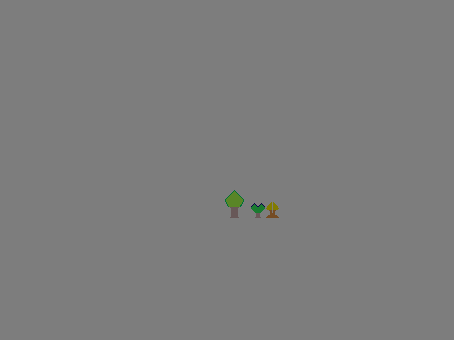
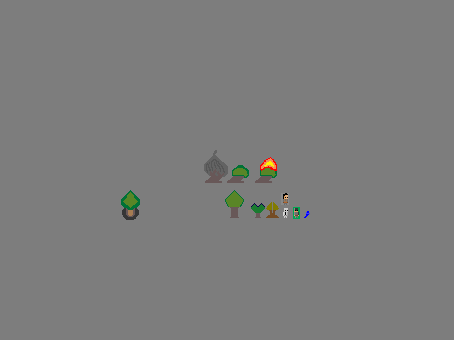
Two versions of the same layered image (w=454, h=340). Layer-by-layer changes:
added layer "Layer 4 copy" above "Layer 4" over [left=121, top=150, right=228, bottom=220]
added layer "Layer 4" above "Layer 3" over [left=255, top=157, right=277, bottom=183]
added layer "Layer 3" above "Layer 1" over [left=227, top=165, right=289, bottom=213]
painted on "Layer 1" over [left=283, top=207, right=310, bottom=219]
